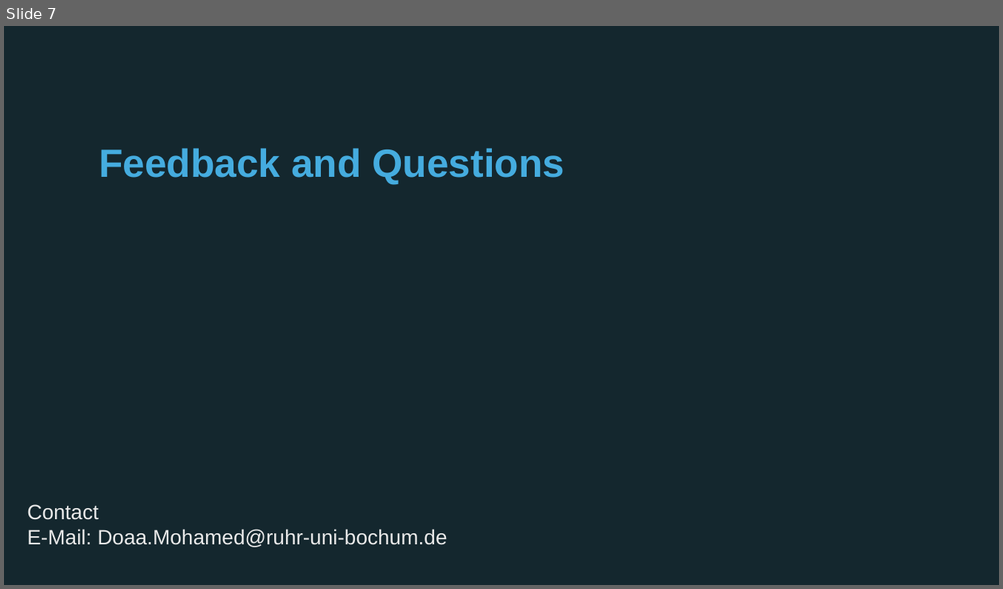
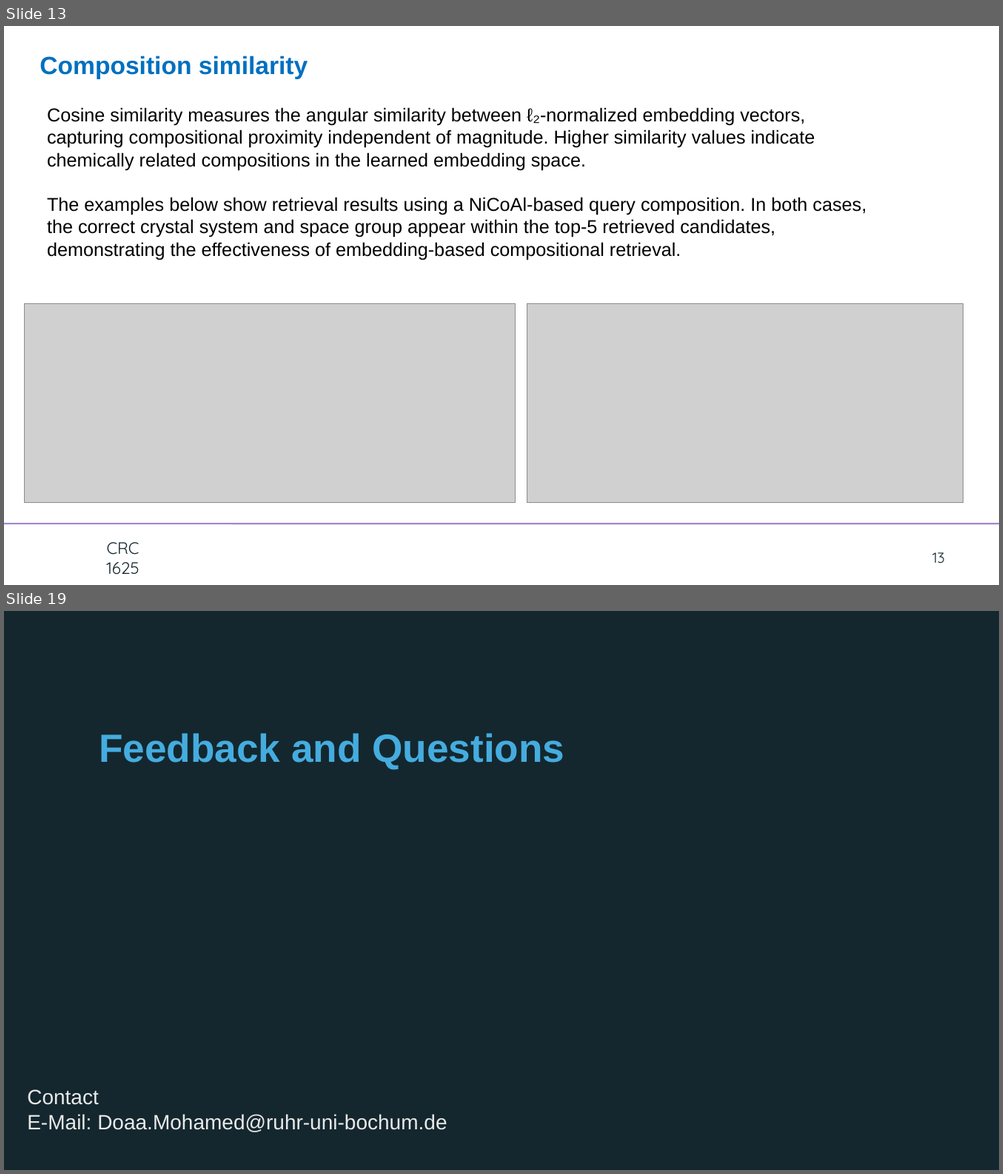
Before and after one commit to doaa1012/virtual_electrochemist, a slide deck: Meeting.pptx. Shown one above the other, each under a label of ours: slide 7 before the commit, slides 13 and 19 after it; the slides between them are not shown. The pictures are 1003x589 and 1003x1174 pixels, drawn with LibreOffice and Linux fonts; fonts in the diff are those of the drawing; grey boxes stand for pictures; background and template pictures are left out. Boxes give left, top, right and bottom in pixels: in the first picture for what was removed or moved away, otherwise in the second. Text is boxed around its words. In the diff, an @@ line names an element or a change of style, - is before the commit and + after.

```diff
--- a/Meeting.pptx
+++ b/Meeting.pptx
@@ slide 13 added at [4,26,999,585], background #FFFFFF; not listed: 1 template element that a slide beside it also shows @@
@@ text added at [40,56,307,79], 24 pt, text #0070C0, bold @@
+Composition similarity
@@ text added at [47,107,866,260], 18 pt, text #000000 @@
+Cosine similarity measures the angular similarity between ℓ₂-normalized embedding vectors, capturing compositional proximity independent of magnitude. Higher similarity values indicate chemically related compositions in the learned embedding space.
+The examples below show retrieval results using a NiCoAl-based query composition. In both cases, the correct crystal system and space group appear within the top-5 retrieved candidates, demonstrating the effectiveness of embedding-based compositional retrieval.
@@ picture added at [24,304,515,503] @@
@@ picture added at [527,304,963,503] @@
@@ text added at [106,543,139,574], 16 pt, text #14272E @@
+CRC
+1625
@@ page number added at [932,553,945,564], 14 pt, text #14272E @@
+13
@@ what was slide 7 is now slide 19 @@
```
Also in this commit, not shown: 11 other slides added, 37 other files.
